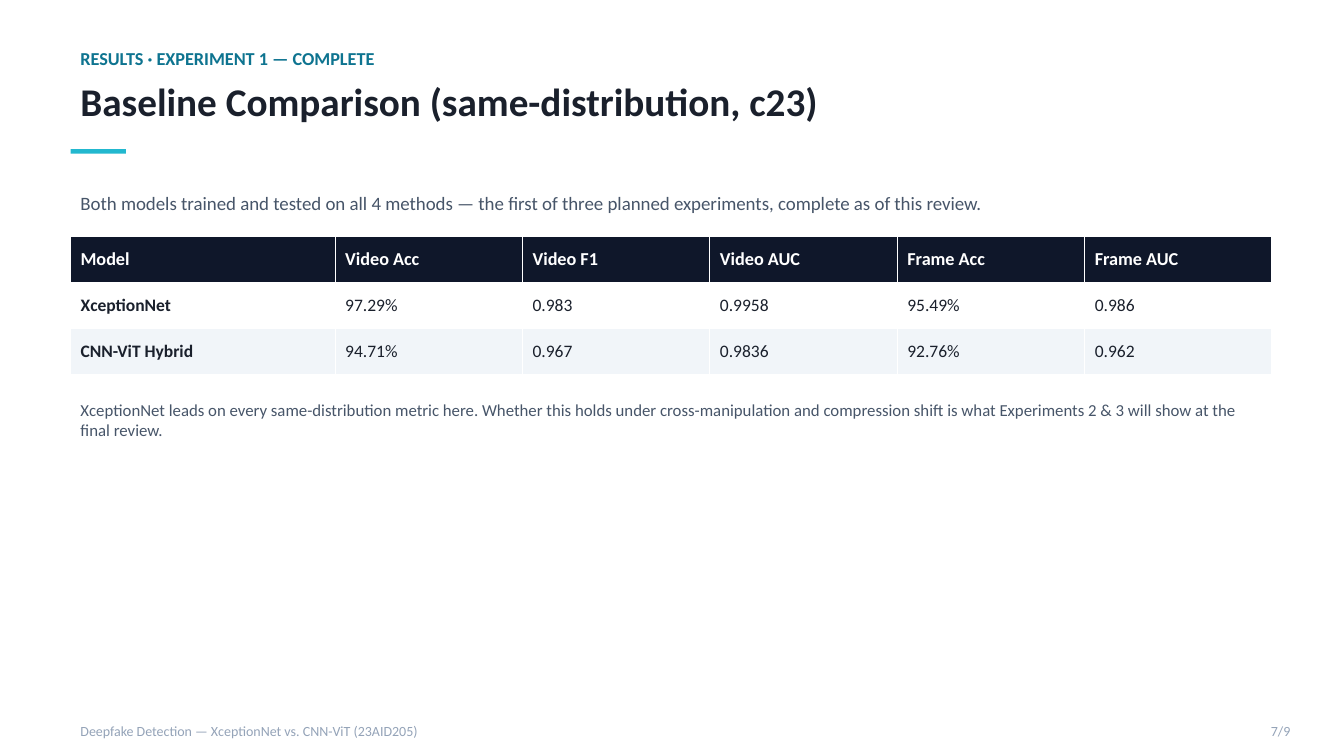
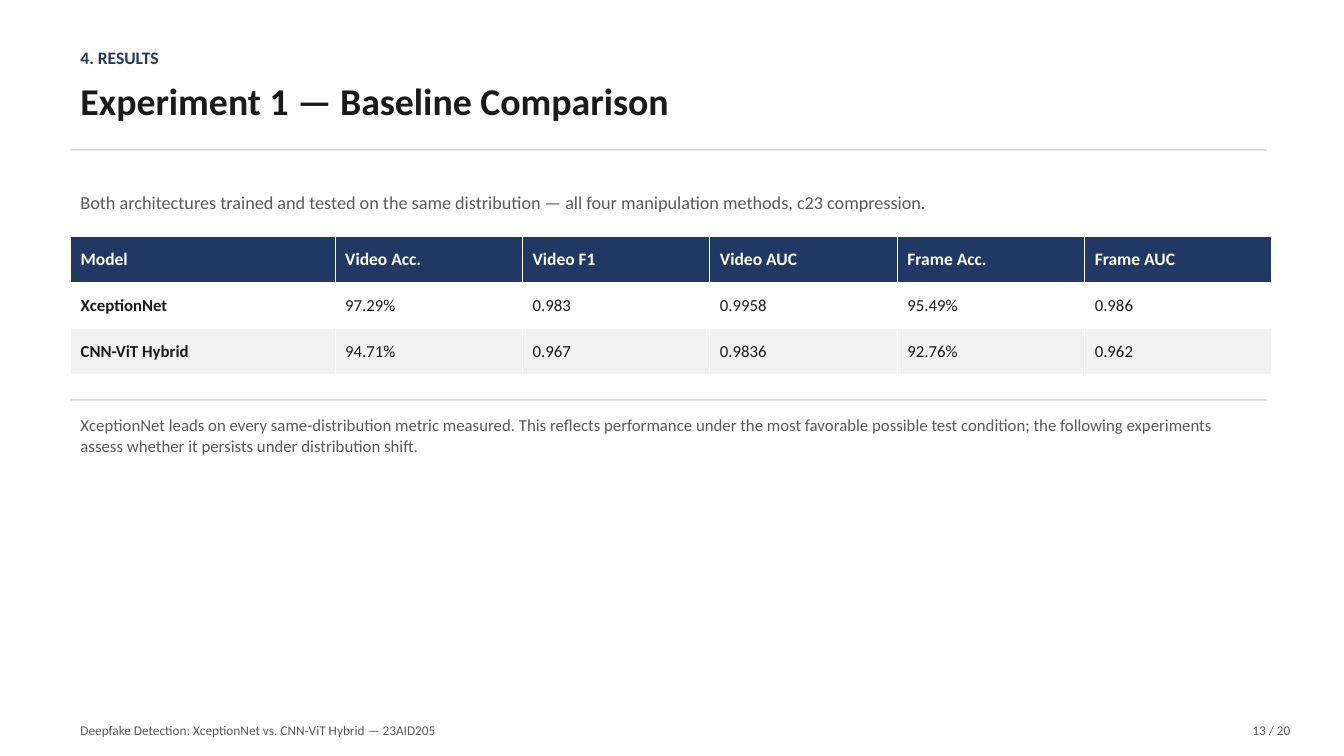
Before and after one commit to DUNE-ODYSSEY/deepfake-detection, a slide deck: slide 13 of docs/mid_review_update.pptx (slide 7 before the commit). Drawn at 1344x756 pixels with LibreOffice and Linux fonts; fonts in the diff are those of the drawing. Boxes give left, top, right and bottom in pixels: in the first picture for what was removed or moved away, otherwise in the second. Text is boxed around its words. In the diff, an @@ line names an element or a change of style, - is before the commit and + after.

```diff
--- a/docs/mid_review_update.pptx
+++ b/docs/mid_review_update.pptx
@@ text at (80,52,159,64): text changed; size 13 to 12.5 pt; text colour #0E7490 to #1F3864 @@
-RESULTS · EXPERIMENT 1 — COMPLETE
+4. RESULTS
@@ text at (80,88,668,121): text changed; size 28 to 27 pt; text colour #1A202C to #1A1A1A @@
-Baseline Comparison (same-distribution, c23)
+Experiment 1 — Baseline Comparison
@@ rectangle removed at (71,149,126,153) @@
@@ rectangle added at (71,149,1267,150), fill #D9D9D9 @@
@@ text at (80,196,925,212): text changed; size 13.5 to 13 pt; text colour #475569 to #595959 @@
-Both models trained and tested on all 4 methods — the first of three planned experiments, complete as of this review.
+Both architectures trained and tested on the same distribution — all four manipulation methods, c23 compression.
@@ table at (71,236,1272,375) @@
-row 1, column 2: Video Acc
+row 1, column 2: Video Acc.
-row 1, column 5: Frame Acc
+row 1, column 5: Frame Acc.
@@ fill #0F172A to #1F3864 in row 1 @@
@@ fill #F1F5F9 to #F2F2F2 in row 3 @@
@@ size 13 to 12.5 pt in "Model", "Video F1", "Video AUC", "Frame AUC" @@
@@ size 12.5 to 12 pt, text colour #1A202C to #1A1A1A in "XceptionNet", "97.29%", "0.983", "0.9958" and 8 more places @@
@@ rectangle added at (71,399,1267,400), fill #D9D9D9 @@
@@ text at (80,419,1212,455): text changed; text colour #475569 to #595959 @@
-XceptionNet leads on every same-distribution metric here. Whether this holds under cross-manipulation and compression shift is what Experiments 2 & 3 will show at the final review.
+XceptionNet leads on every same-distribution metric measured. This reflects performance under the most favorable possible test condition; the following experiments assess whether it persists under distribution shift.
@@ text at (80,726,436,737): text changed; size 10 to 9.5 pt; text colour #94A3B8 to #595959 @@
-Deepfake Detection — XceptionNet vs. CNN-ViT (23AID205)
+Deepfake Detection: XceptionNet vs. CNN-ViT Hybrid — 23AID205
@@ text at (1252,726,1290,735): text changed; size 10 to 9.5 pt; text colour #94A3B8 to #595959 @@
-7/9
+13 / 20
```
Also in this commit, not shown: 2 other slides changed, 17 slides added, 6 slides removed, 1 other file.
